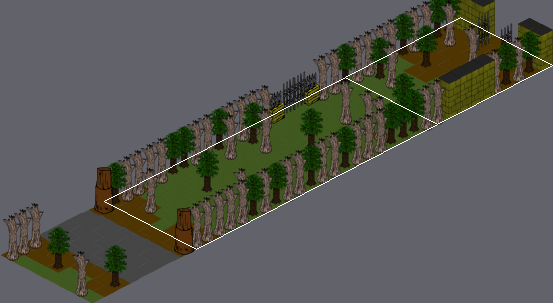
An edit to a level. Tiled map, src/data/forrest_wolf01.tmx. Above, an overview of the earlier version with the close-up marked.
Close-up. As it was:
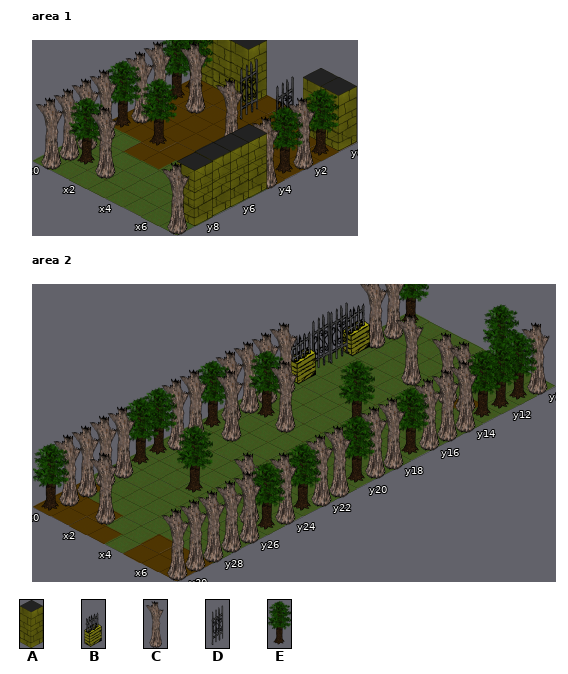
Cells are 250x129 px. Isometric: x runs down to the right, y down to the left. Shown: area 1 x 0..7, y 0..9; area 2 x 0..7, y 10..30. The commit also changed other parts of the map, which this record leaves out.
Key: from "walls_image": A 8, B 9, C 11, D 13, E 15.
_ is an empty cell.
Layers that did not change in this view are not listed.
Layer "walls_layer" before, area 1, first column x 0:
 0 AAA___AA
 1 E__D_D_E
 2 EC_____C
 3 C___C__E
 4 C______C
 5 E_E____A
 6 C______A
 7 C______A
 8 CEC____A
 9 C______C
Layer "walls_layer" before, area 2, first column x 0:
10 E____E_C
11 C______E
12 C______E
13 B__C_CCE
14 D______C
15 D______C
16 B______C
17 C___E__E
18 C______C
19 CEC____C
20 C______E
21 EC_____C
22 C______C
23 C______E
24 E______C
25 E__E__CE
26 C______C
27 C______C
28 C______C
29 C_C____C
30 E______C
After the commit:
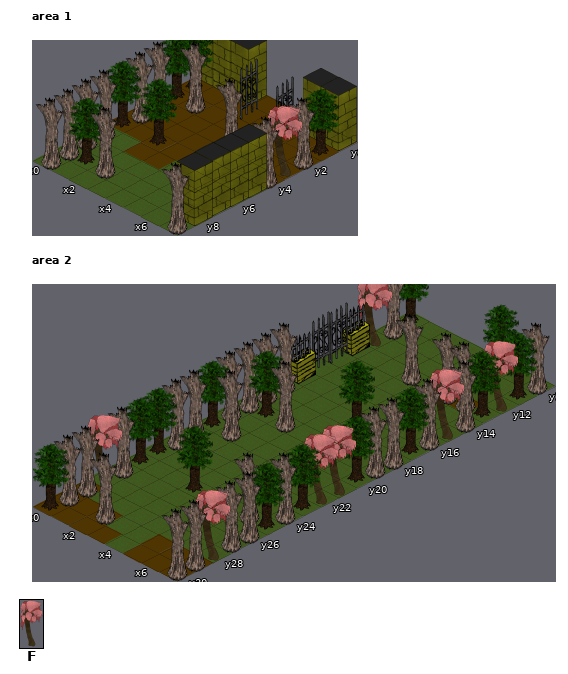
Further tiles: from "walls250x512_2": F 17.
Difference:
{"where": "layer \"walls_layer\", area 1"}
{"y":3,"x":7,"old":"E","new":"F"}
{"where": "layer \"walls_layer\", area 2"}
{"y":12,"x":0,"old":"C","new":"F"}
{"y":12,"x":7,"old":"E","new":"F"}
{"y":15,"x":7,"old":"C","new":"F"}
{"y":21,"x":7,"old":"C","new":"F"}
{"y":22,"x":7,"old":"C","new":"F"}
{"y":27,"x":0,"old":"C","new":"F"}
{"y":28,"x":7,"old":"C","new":"F"}
{"label":"changed","picture_box":[267,106,303,177]}
{"label":"changed","picture_box":[357,284,393,349]}
{"label":"changed","picture_box":[484,341,519,412]}
{"label":"changed","picture_box":[429,369,465,442]}
{"label":"changed","picture_box":[87,415,123,487]}
{"label":"changed","picture_box":[304,425,356,507]}
{"label":"changed","picture_box":[195,490,231,563]}
